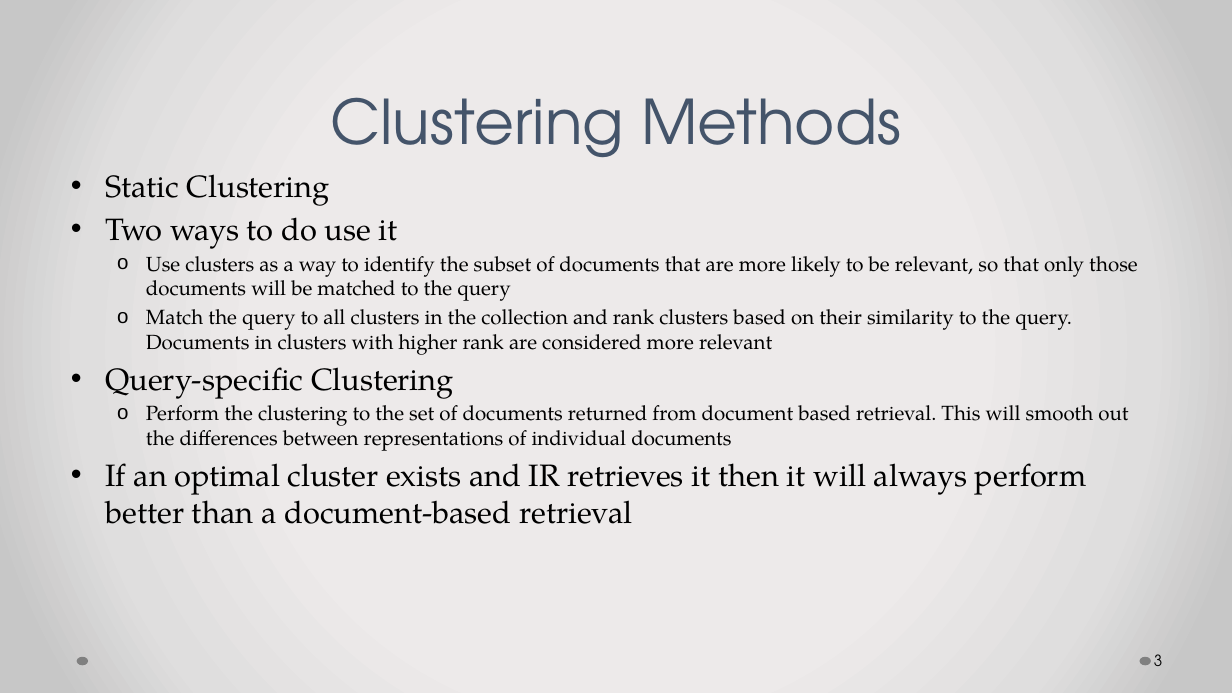
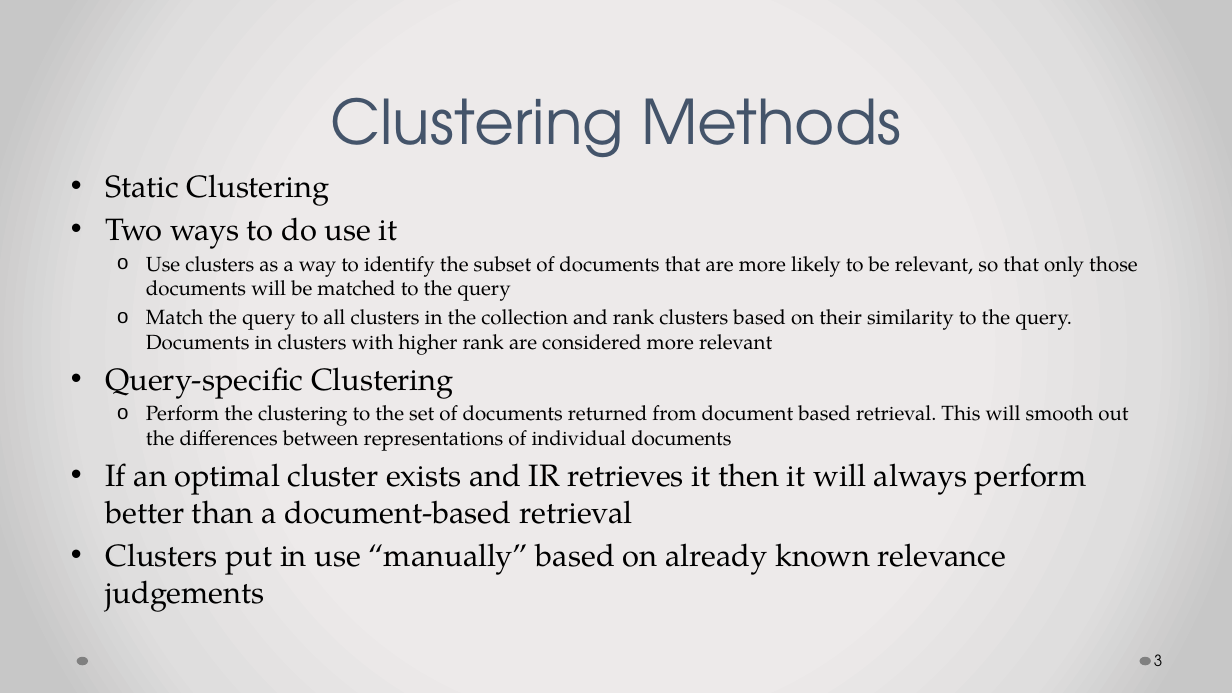
Before and after one commit to pothom/cs834-f17, a slide deck: slide 3 of Presentations/CS834-Presentation_4.pptx. Drawn at 1232x693 pixels with LibreOffice and Linux fonts; fonts in the diff are those of the drawing. Boxes give left, top, right and bottom in pixels: in the first picture for what was removed or moved away, otherwise in the second. Text is boxed around its words. In the diff, an @@ line names an element or a change of style, - is before the commit and + after.

```diff
--- a/Presentations/CS834-Presentation_4.pptx
+++ b/Presentations/CS834-Presentation_4.pptx
@@ text at [105,543,1007,612]: paragraph added @@
+• Clusters put in use “manually” based on already known relevance judgements
```
Also in this commit, not shown: 6 other slides changed, 1 slide added, 1 other file.
